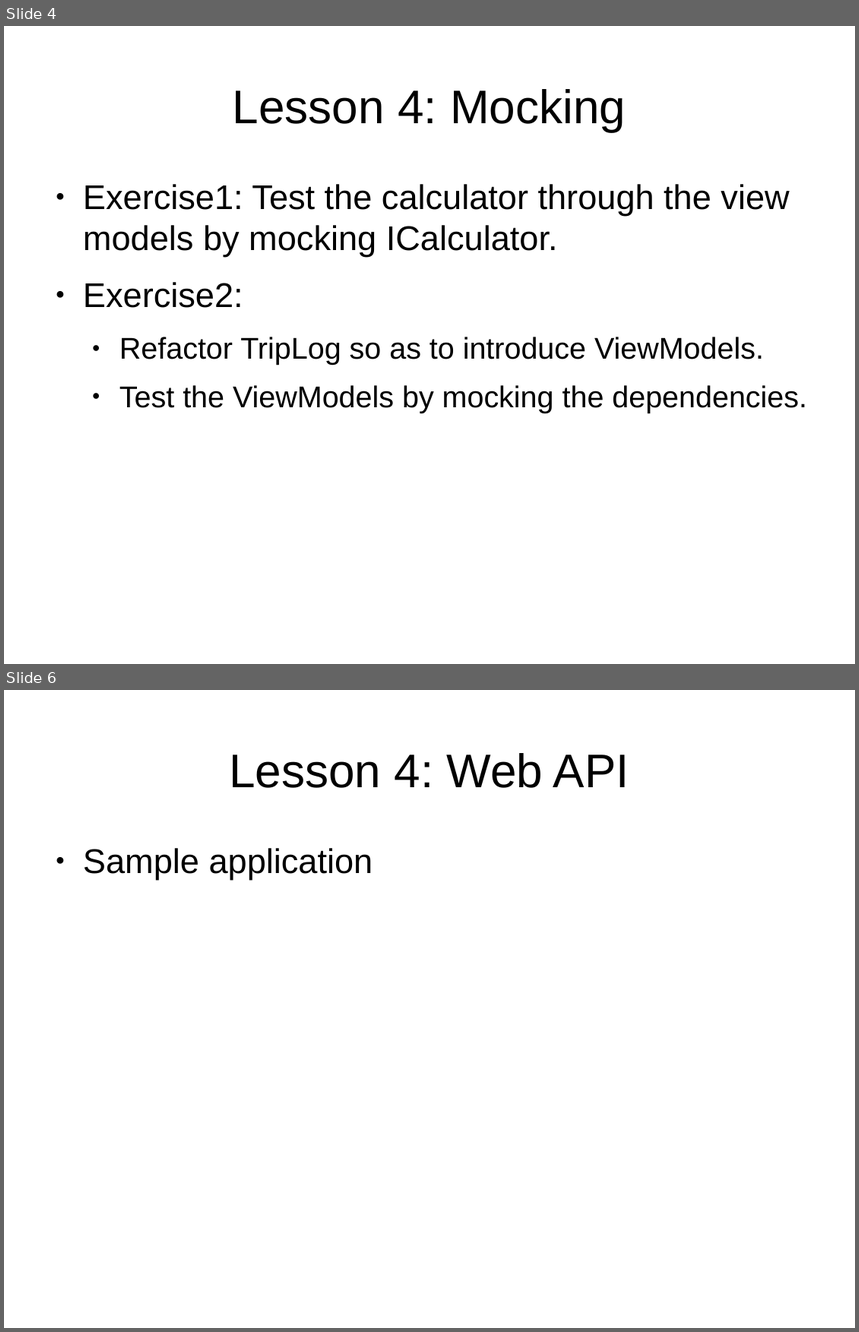
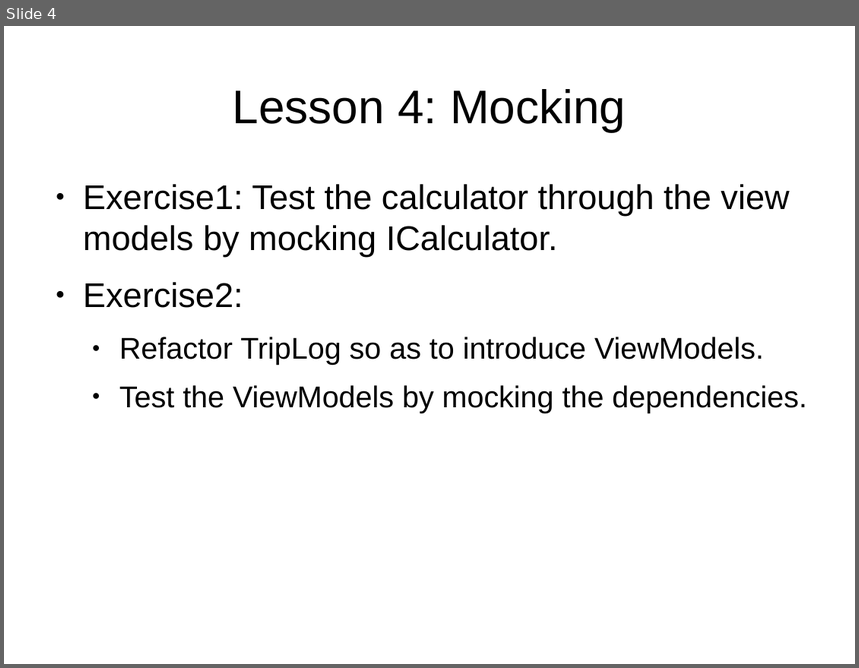
Before and after one commit to umbgtt10/TripLogFinal, a slide deck: Lessons/Lesson4/Lesson.odp. Shown one above the other, each under a label of ours: slides 4 and 6 before the commit, slide 4 after it; the slides between them are not shown. The pictures are 859x1332 and 859x668 pixels, drawn with LibreOffice and Linux fonts; fonts in the diff are those of the drawing. Boxes give left, top, right and bottom in pixels: in the first picture for what was removed or moved away, otherwise in the second. Text is boxed around its words. In the diff, an @@ line names an element or a change of style, - is before the commit and + after.

```diff
--- a/Lessons/Lesson4/Lesson.odp
+++ b/Lessons/Lesson4/Lesson.odp
@@ slide 6 removed at (4,690,855,1328), background #FFFFFF @@
@@ title removed at (229,753,629,788) @@
-Lesson 4: Web API
@@ text removed at (83,848,373,880) @@
-● Sample application
```
Also in this commit, not shown: 2 slides added, 2 other slides removed, 18 other files.
